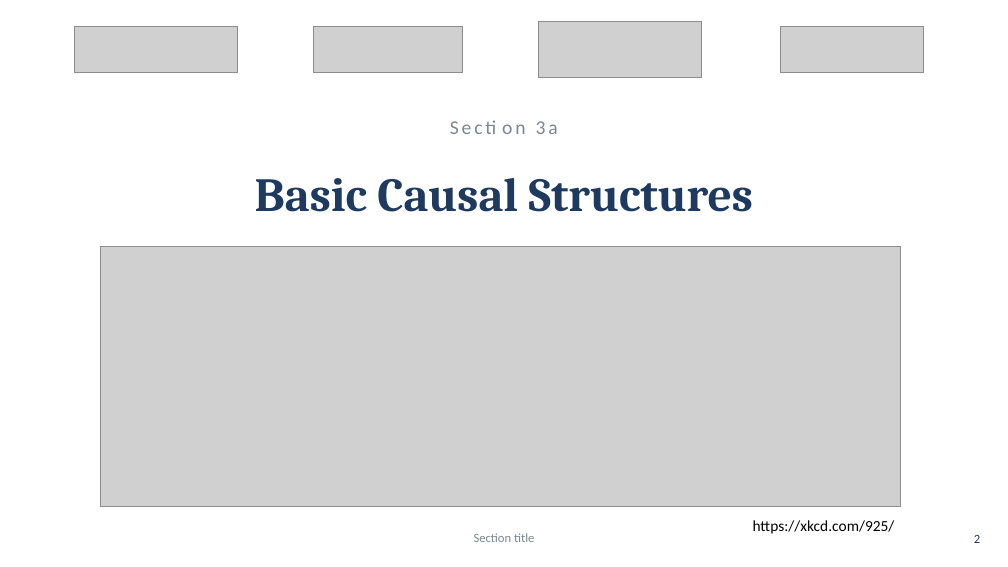
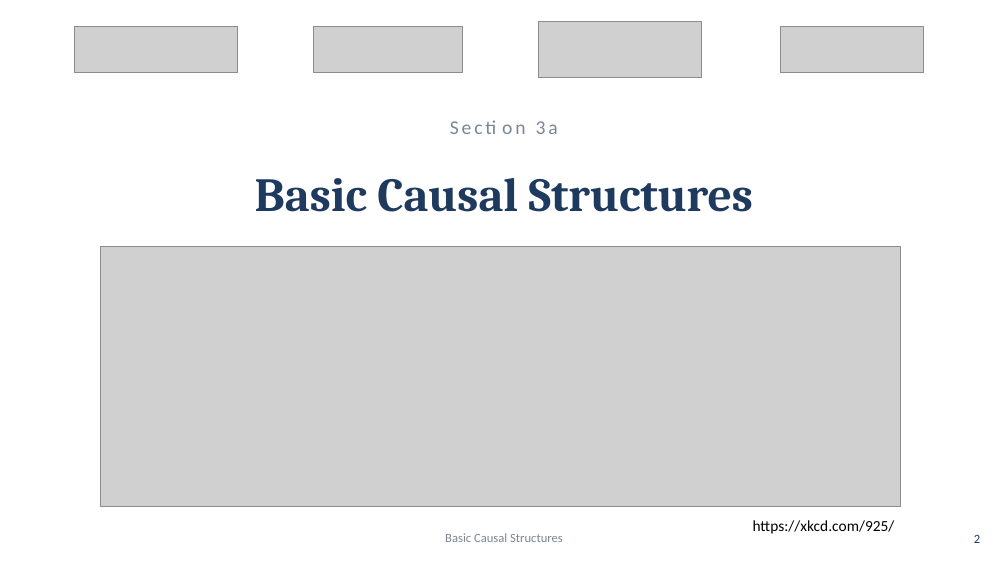
Before and after one commit to martinheyn/CI4SE_Tutorial, a slide deck: slide 2 of slides/Part 3 Basic Causal Structures and d-separation.pptx. Drawn at 1008x567 pixels with LibreOffice and Linux fonts; fonts in the diff are those of the drawing; grey boxes stand for pictures; background and template pictures are left out. Boxes give left, top, right and bottom in pixels: in the first picture for what was removed or moved away, otherwise in the second. Text is boxed around its words. In the diff, an @@ line names an element or a change of style, - is before the commit and + after.

```diff
--- a/slides/Part 3 Basic Causal Structures and d-separation.pptx
+++ b/slides/Part 3 Basic Causal Structures and d-separation.pptx
@@ text at [445, 533, 563, 542]: text changed @@
-Section title
+Basic Causal Structures
```
Also in this commit, not shown: 6 other slides changed, 2 other files.
